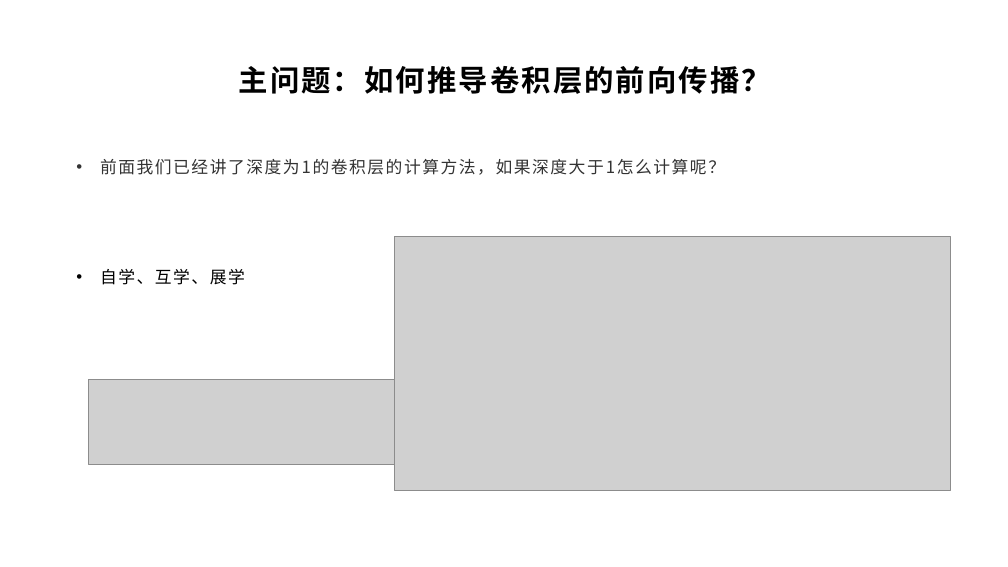
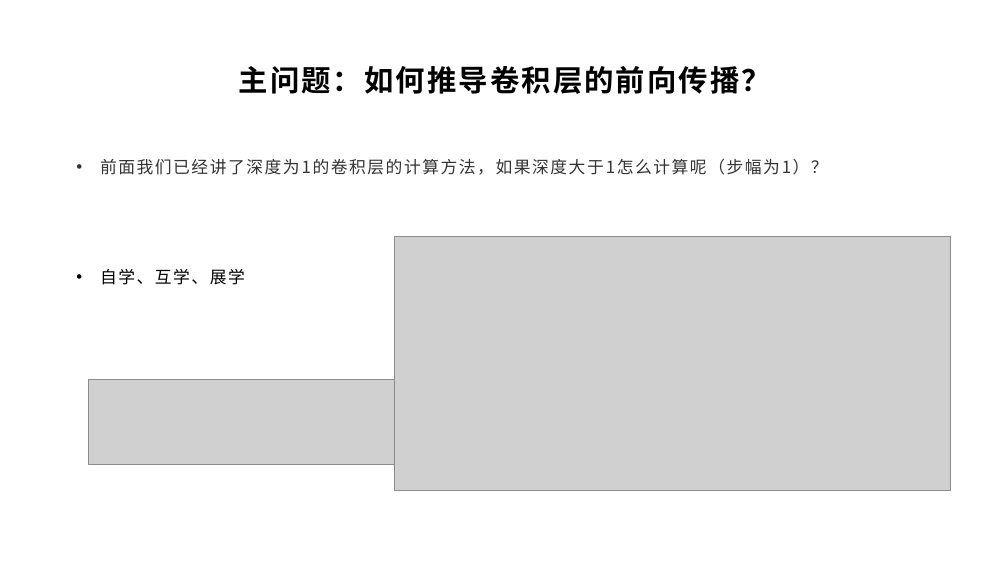
Before and after one commit to yyc-git/DeepLearningEdu, a slide deck: slide 24 of lessons/8_conv_layer_forward/ppt/卷积神经网络与卷积层的前向传播推导.pptx. Drawn at 1008x567 pixels with LibreOffice and Linux fonts; fonts in the diff are those of the drawing; grey boxes stand for pictures; background and template pictures are left out. Boxes give left, top, right and bottom in pixels: in the first picture for what was removed or moved away, otherwise in the second. Text is boxed around its words. In the diff, an @@ line names an element or a change of style, - is before the commit and + after.

```diff
--- a/lessons/8_conv_layer_forward/ppt/卷积神经网络与卷积层的前向传播推导.pptx
+++ b/lessons/8_conv_layer_forward/ppt/卷积神经网络与卷积层的前向传播推导.pptx
@@ text at <box>100,159,828,175</box>: text changed @@
-• 前面我们已经讲了深度为1的卷积层的计算方法，如果深度大于1怎么计算呢？
+• 前面我们已经讲了深度为1的卷积层的计算方法，如果深度大于1怎么计算呢（步幅为1）？
```
Also in this commit, not shown: 2 other slides changed, 1 other file.
